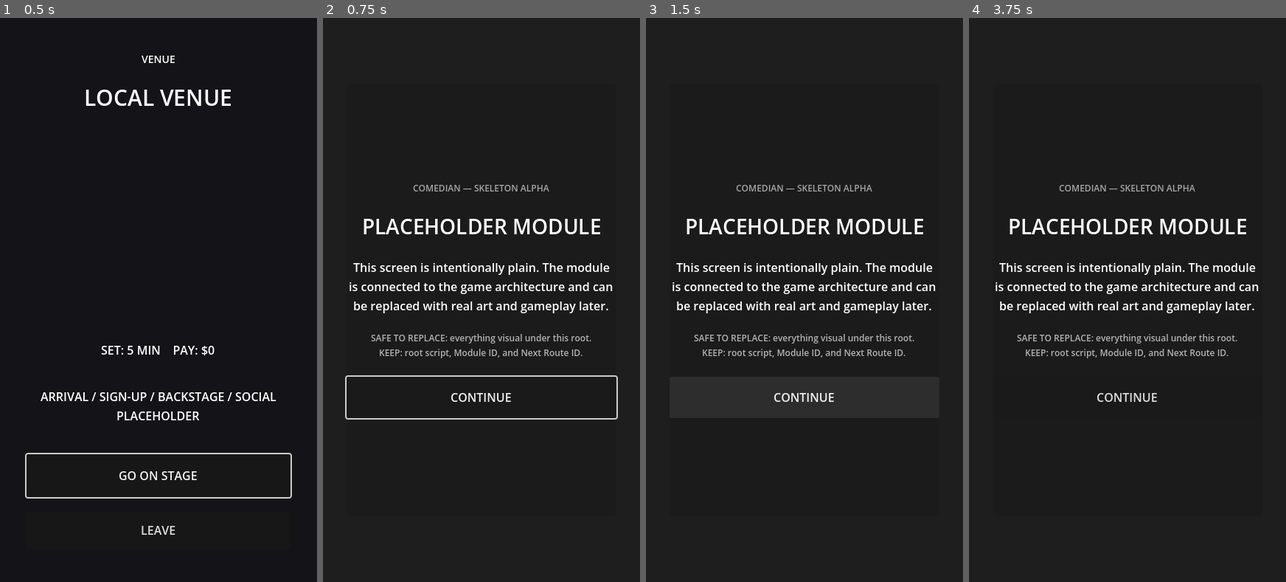
Above: before the commit, frames 1-4 (left to right).
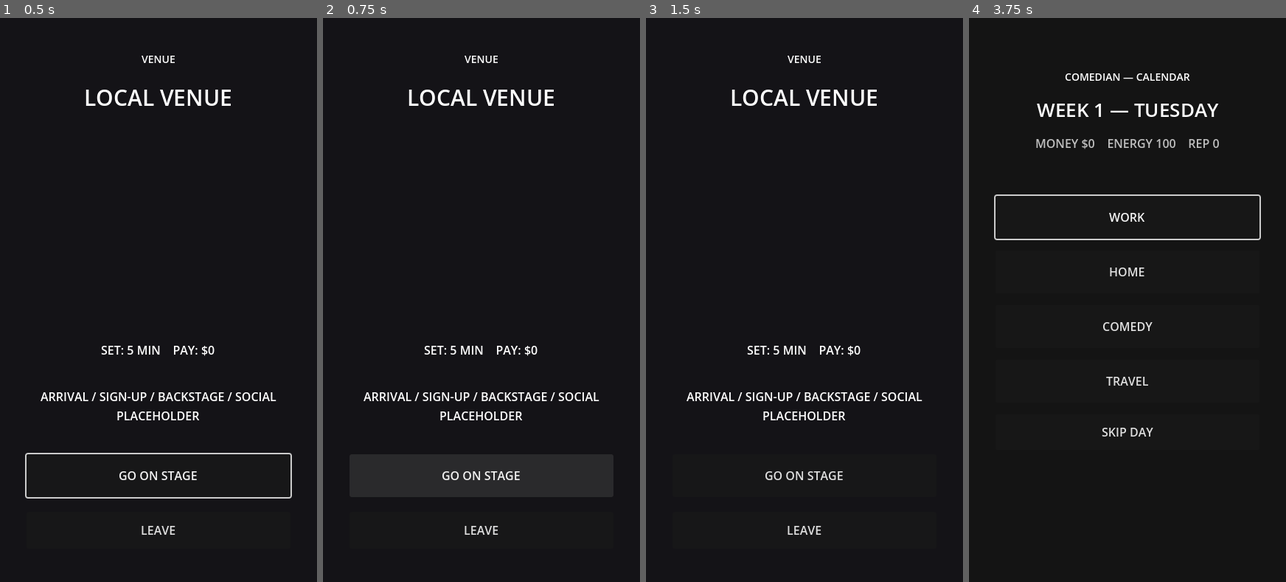
Above: after the commit, the same moments.

Repository: patrickcallahancomedy/comedian
Game: Godot game, scene res://scenes/venues/venue_module.tscn
Same seed, same stepped clock (60 frames per second), same inputs: the game is played once before the commit and once after it. This scene is started directly instead of the project's main scene.
Inputs (mouse positions are in pixels of both pictures, inside the frame that each line leads up to):
- Up to frame 1 (0.5 s): no input
- Up to frame 2 (0.75 s): click "GO ON STAGE" at 0.5 s
- Up to frame 3 (1.5 s): click (804, 395) at 1.25 s, where only the run before the commit has a clickable "CONTINUE"
- Up to frame 4 (3.75 s): click (1127, 395) at 2 s, where only the run before the commit has a clickable "CONTINUE"; click (1127, 474) at 2.75 s, where only the run after the commit has a clickable "GO ON STAGE"; click (1127, 531) at 3.5 s, where only the run after the commit has a clickable "LEAVE"

Frame 1 is identical in both runs. In frame 2, 6.2% of the frame differs, in the area x 6-94%, y 6-92%; in frame 3, 11%, in the area x 7-93%, y 6-92%; in frame 4, 6.1%.

Commit message:
Point Venue scene at universal Stage

Diff:
--- a/godot/scenes/venues/venue_module.tscn
+++ b/godot/scenes/venues/venue_module.tscn
@@ -15,7 +15,7 @@
 venue_name = "LOCAL VENUE"
 set_length_minutes = 5
 expected_pay = 0
-stage_route_id = "placeholder"
+stage_route_id = "stage"
 leave_route_id = "calendar"
 
 [node name="Background" type="ColorRect" parent="."]
